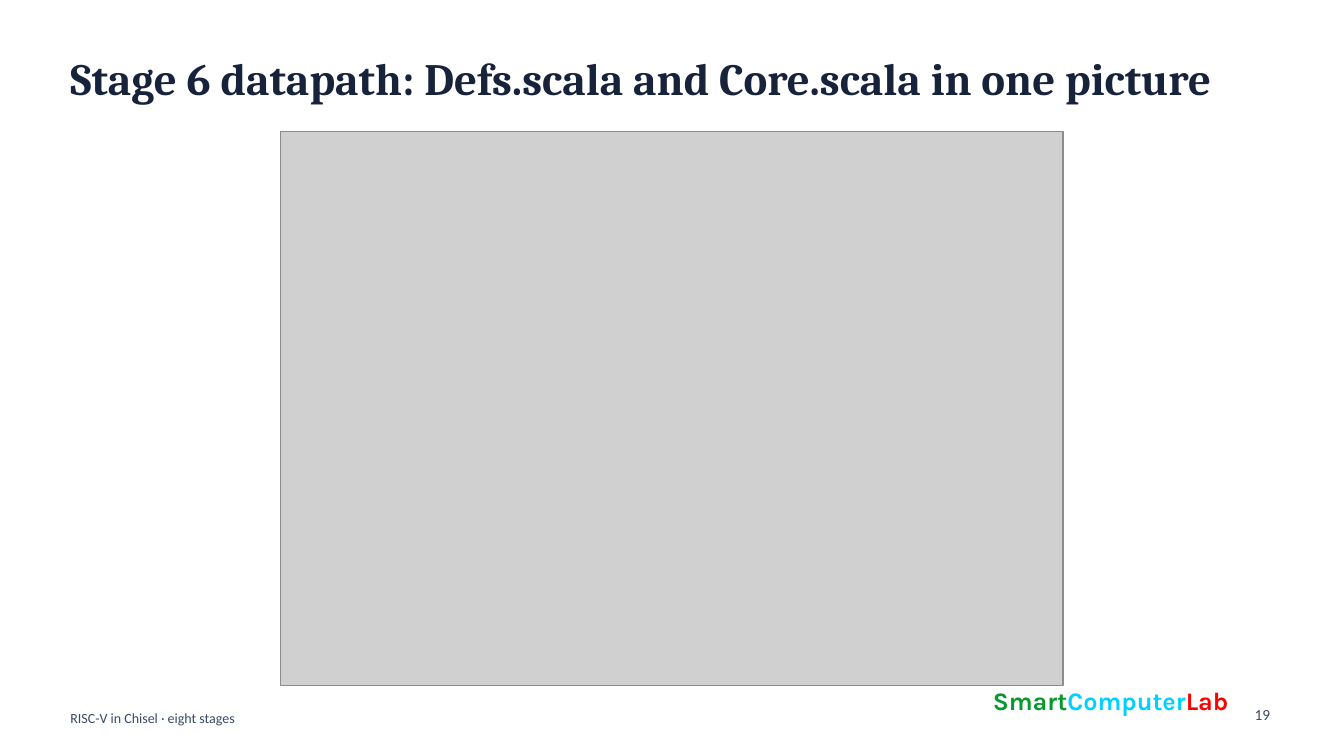
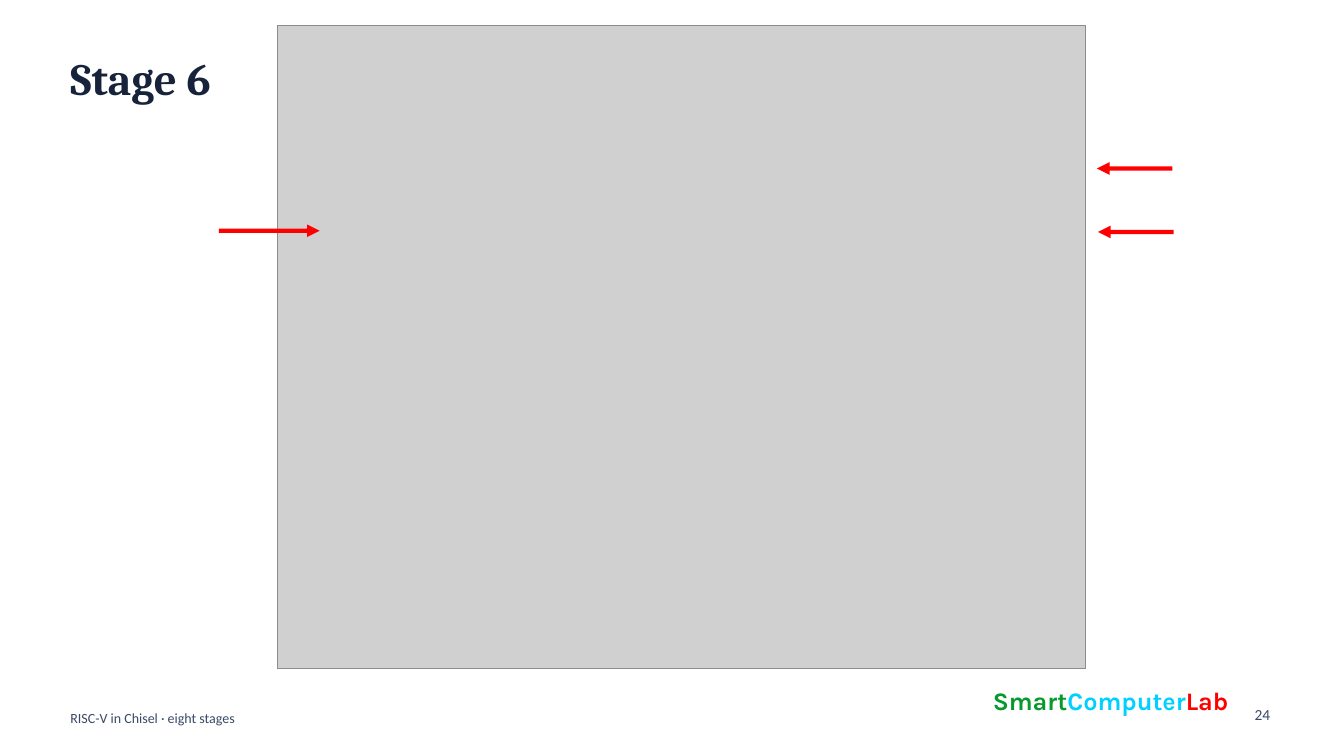
Before and after one commit to smartcomputerlab/Forging-RISC-V-Architectures-with-Claude-Code, a slide deck: slide 24 of docs/Forge.rv32im.pres.2026.odp (slide 19 before the commit). Drawn at 1344x756 pixels with LibreOffice and Linux fonts; fonts in the diff are those of the drawing; grey boxes stand for pictures. Boxes give left, top, right and bottom in pixels: in the first picture for what was removed or moved away, otherwise in the second. Text is boxed around its words. In the diff, an @@ line names an element or a change of style, - is before the commit and + after.

```diff
--- a/docs/Forge.rv32im.pres.2026.odp
+++ b/docs/Forge.rv32im.pres.2026.odp
@@ picture: place and size @@
-picture at box(281, 131, 1064, 686)
+picture at box(277, 25, 1086, 669)
@@ title at box(70, 64, 211, 105): text changed @@
-Stage 6 datapath: Defs.scala and Core.scala in one picture
+Stage 6
@@ arrow added from (1173, 168) to (1097, 168), #FF0000 3 pt @@
@@ arrow added from (219, 231) to (320, 231), #FF0000 3 pt @@
@@ arrow added from (1174, 232) to (1098, 232), #FF0000 3 pt @@
@@ page number at box(1255, 710, 1271, 720): text changed @@
-19
+24
```
Also in this commit, not shown: 1 other slide changed, 7 slides added, 1 other file.
